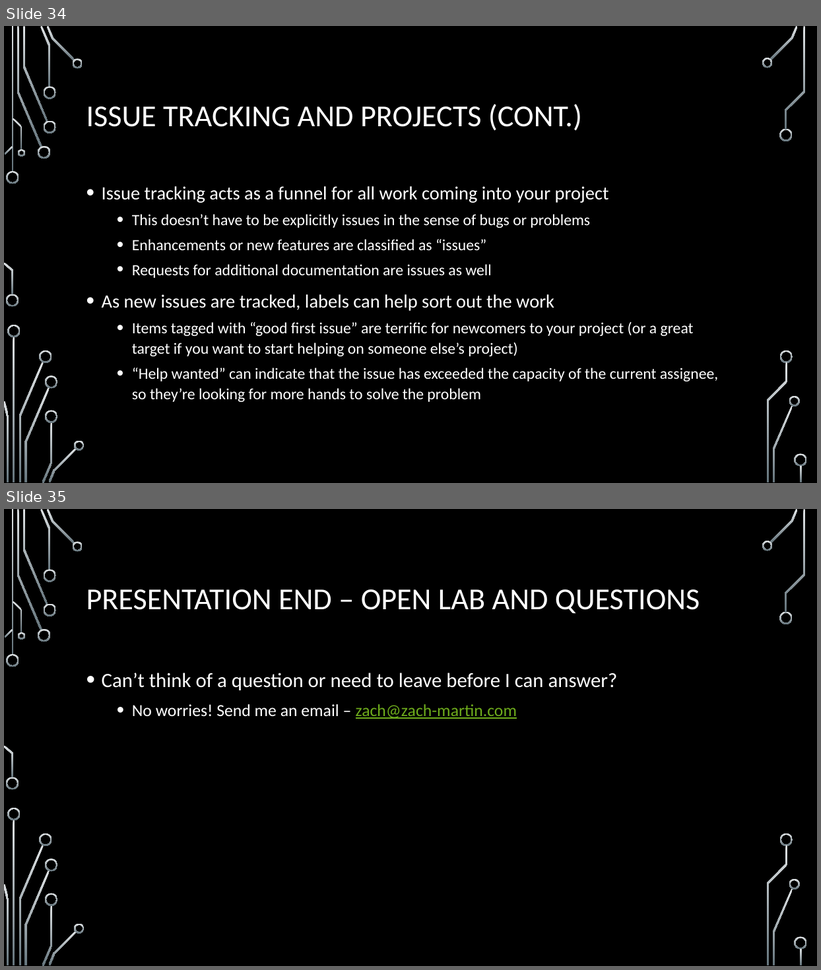
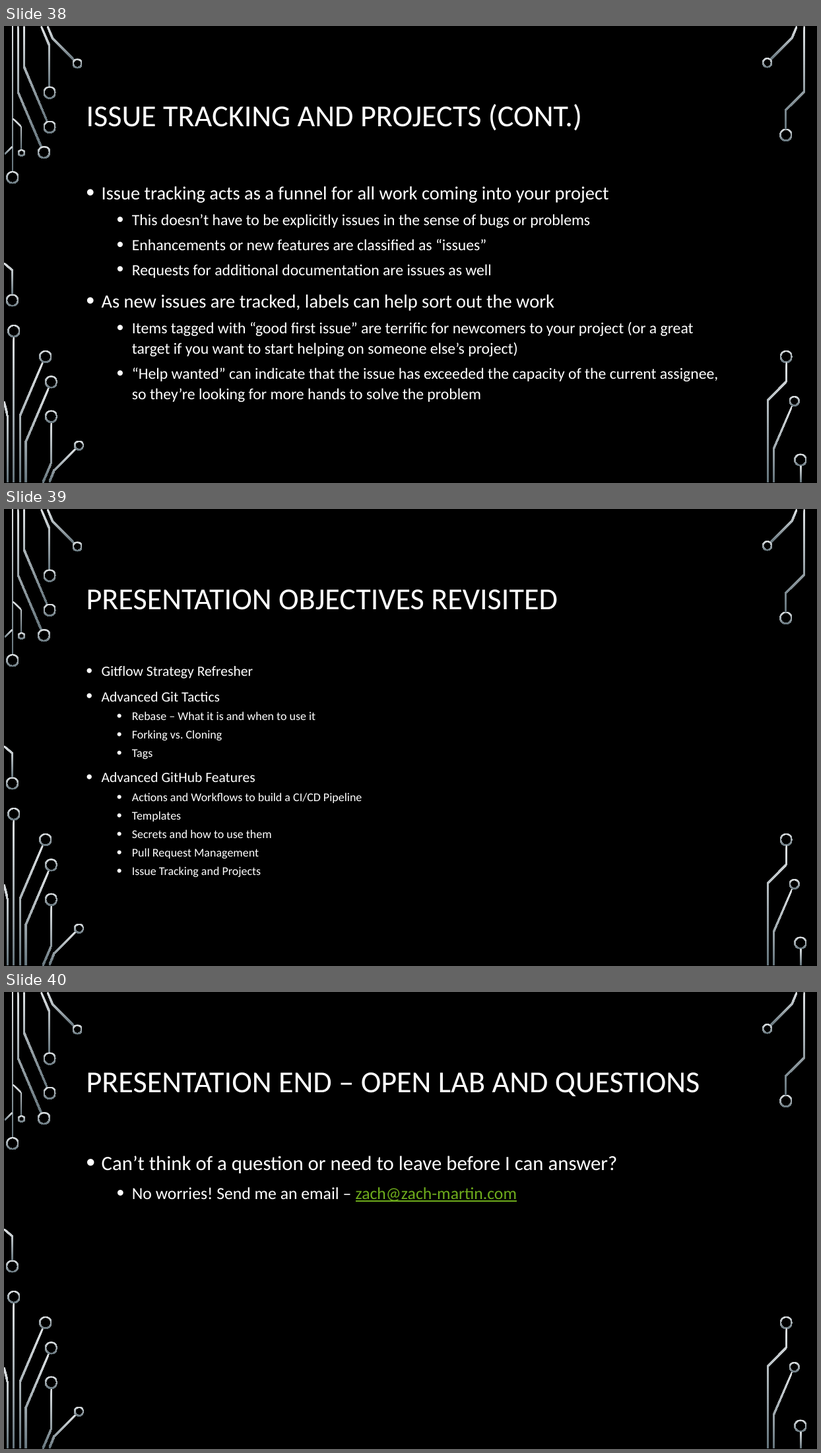
Before and after one commit to onideus/github-101-website, a slide deck: resources/Advanced github topics.pptx. Shown one above the other, each under a label of ours: slides 34 and 35 before the commit, slides 38, 39 and 40 after it. The pictures are 821x970 and 821x1453 pixels, drawn with LibreOffice and Linux fonts; fonts in the diff are those of the drawing; background and template pictures are left out. Boxes give left, top, right and bottom in pixels: in the first picture for what was removed or moved away, otherwise in the second. Text is boxed around its words. In the diff, an @@ line names an element or a change of style, - is before the commit and + after.

```diff
--- a/resources/Advanced github topics.pptx
+++ b/resources/Advanced github topics.pptx
@@ slide 39 added at (4, 509, 817, 966), background picture (left out); not listed: 36 template elements that a slide beside it also shows @@
@@ title added at (86, 590, 558, 610), 36 pt, text #FFFFFF @@
+PRESENTATION OBJECTIVES REVISITED
@@ text added at (102, 666, 362, 877), 14 pt, text #FFFFFF @@
+• Gitflow Strategy Refresher
+• Advanced Git Tactics
+  • Rebase – What it is and when to use it
+  • Forking vs. Cloning
+  • Tags
+• Advanced GitHub Features
+  • Actions and Workflows to build a CI/CD Pipeline
+  • Templates
+  • Secrets and how to use them
+  • Pull Request Management
+  • Issue Tracking and Projects
@@ what was slide 34 is now slide 38 @@
@@ what was slide 35 is now slide 40 @@
```
Also in this commit, not shown: 6 slides changed, 4 other slides added.
